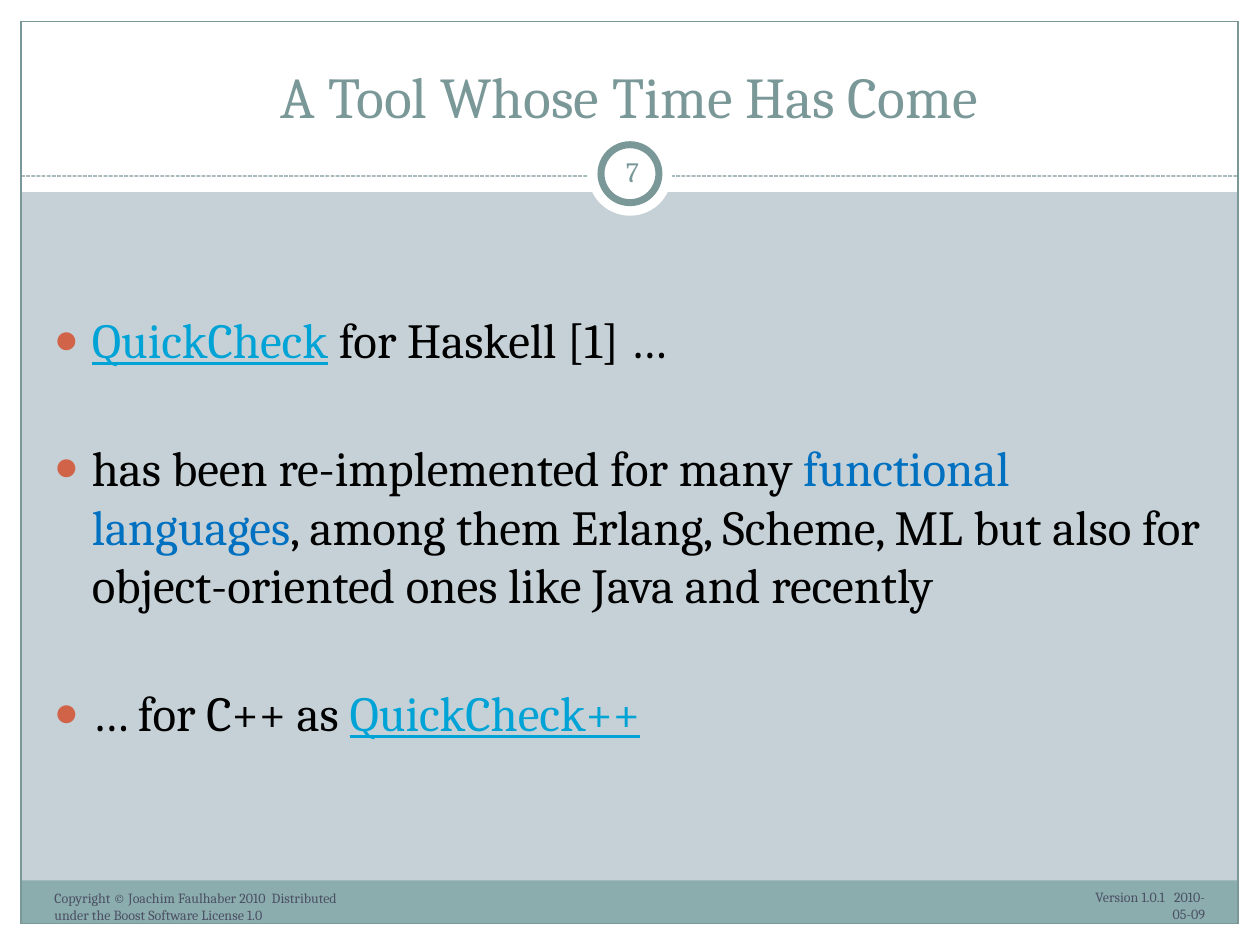
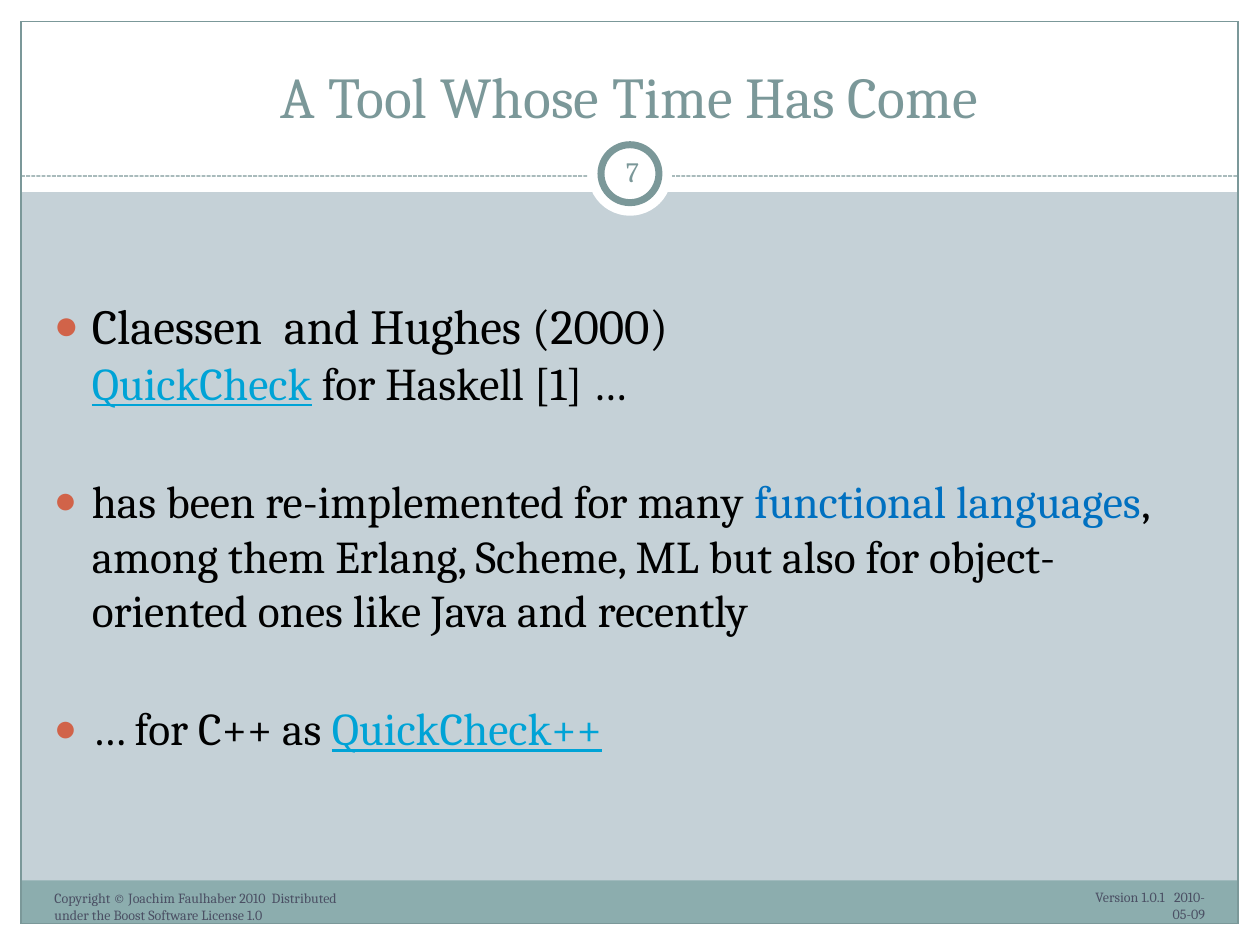
Before and after one commit to ryppl/boost-history, a slide deck: slide 7 of itl/libs/validate/doc/boostcon2010/BoostAlabaster.pptx. Drawn at 1260x945 pixels with LibreOffice and Linux fonts; fonts in the diff are those of the drawing. Boxes give left, top, right and bottom in pixels: in the first picture for what was removed or moved away, otherwise in the second. Text is boxed around its words. In the diff, an @@ line names an element or a change of style, - is before the commit and + after.

```diff
--- a/itl/libs/validate/doc/boostcon2010/BoostAlabaster.pptx
+++ b/itl/libs/validate/doc/boostcon2010/BoostAlabaster.pptx
@@ text at bbox=[92, 309, 668, 408]: text changed; size 28 to 26 pt @@
-● QuickCheck for Haskell [1] …
+● Claessen and Hughes (2000)
+  QuickCheck for Haskell [1] …
@@ text at bbox=[92, 485, 1150, 753]: size 28 to 26 pt in "has been re-implemented for many functional languages, ...", "… for C++ as QuickCheck++" @@
```
Also in this commit, not shown: 6 other slides changed, 6 slides added.
